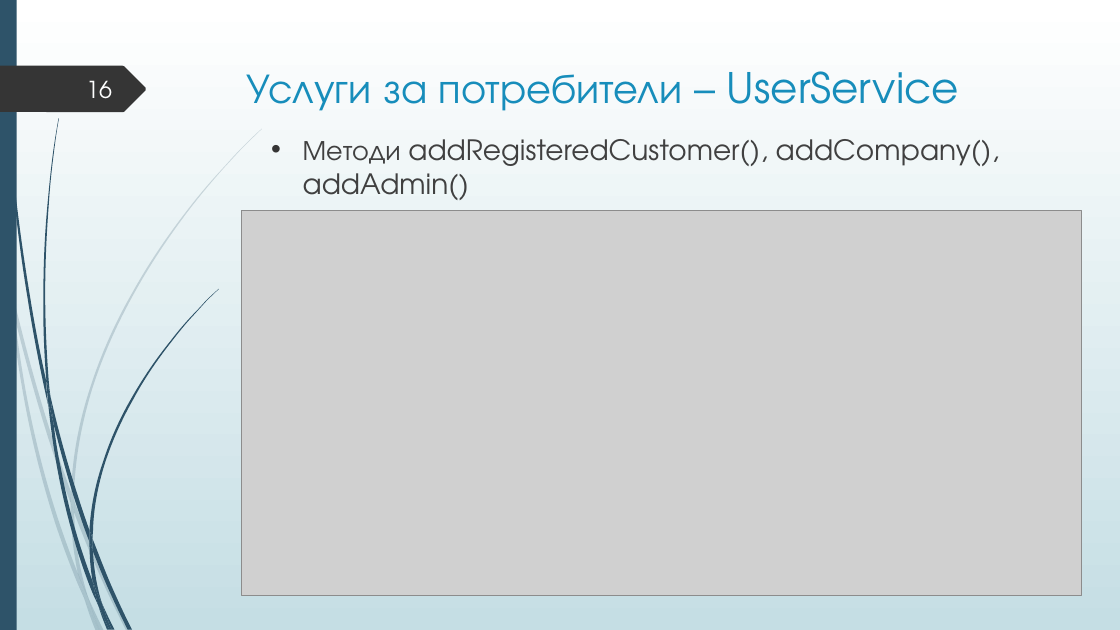
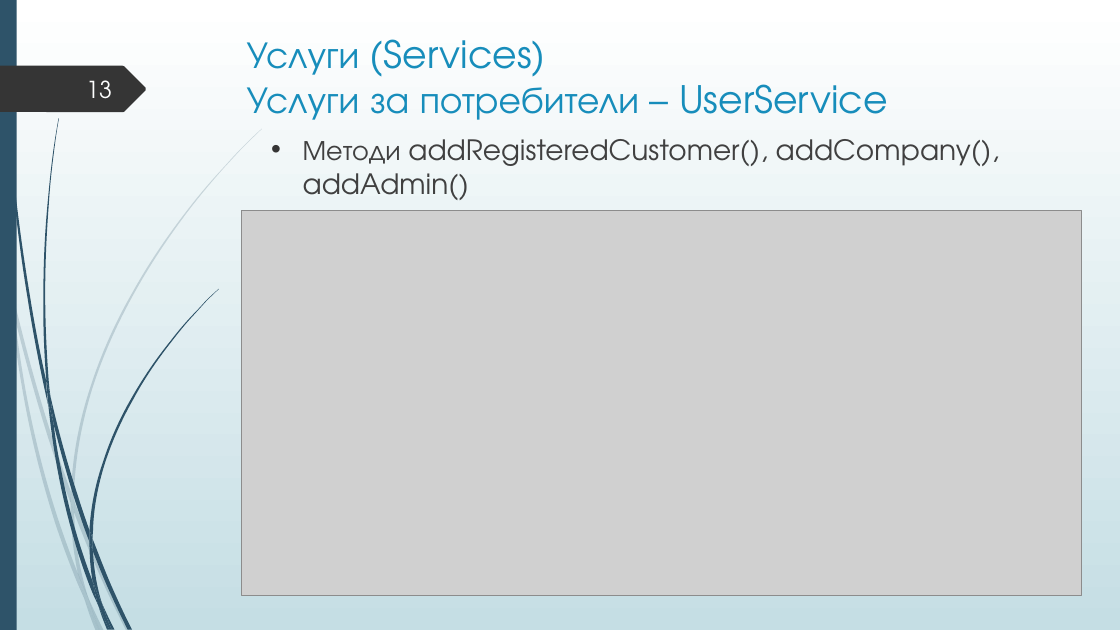
Before and after one commit to Izabel96/PlayingFieldReservations, a slide deck: slide 13 of Дипломна защита.pptx (slide 16 before the commit). Drawn at 1120x630 pixels with LibreOffice and Linux fonts; fonts in the diff are those of the drawing; grey boxes stand for pictures. Boxes give left, top, right and bottom in pixels: in the first picture for what was removed or moved away, otherwise in the second. Text is boxed around its words. In the diff, an @@ line names an element or a change of style, - is before the commit and + after.

```diff
--- a/Дипломна защита.pptx
+++ b/Дипломна защита.pptx
@@ title at [247, 39, 888, 120]: text changed; size 36 to 32.4 pt @@
-Услуги за потребители – UserService
+Услуги (Services)
+Услуги за потребители – UserService
@@ page number at [86, 80, 112, 99]: text changed @@
-16
+13
```
Also in this commit, not shown: 6 other slides changed, 14 slides added, 4 slides removed.
